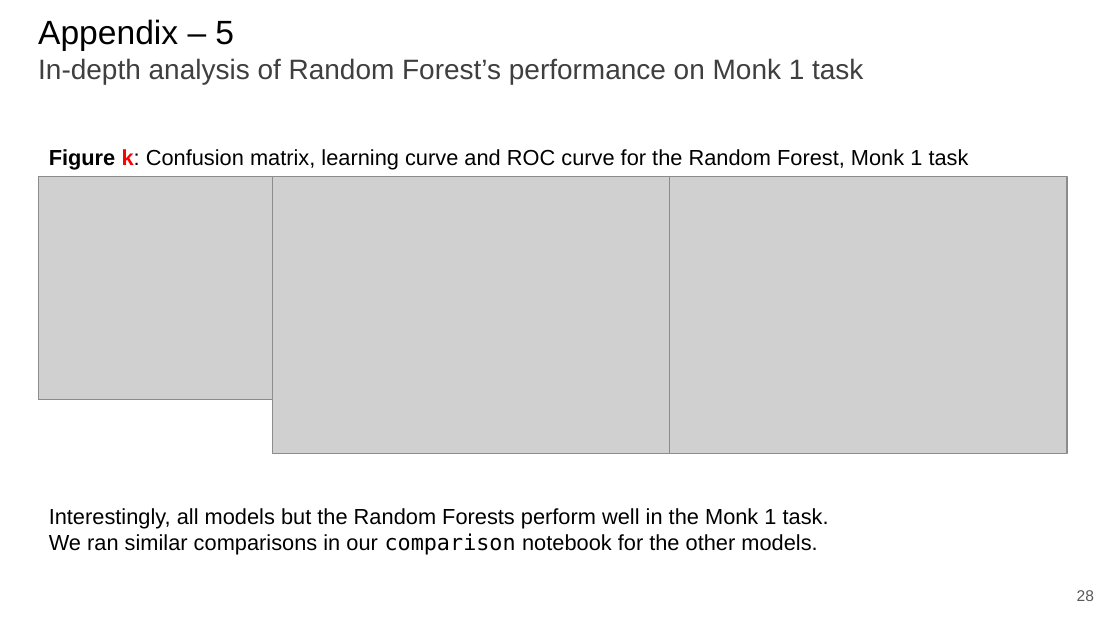
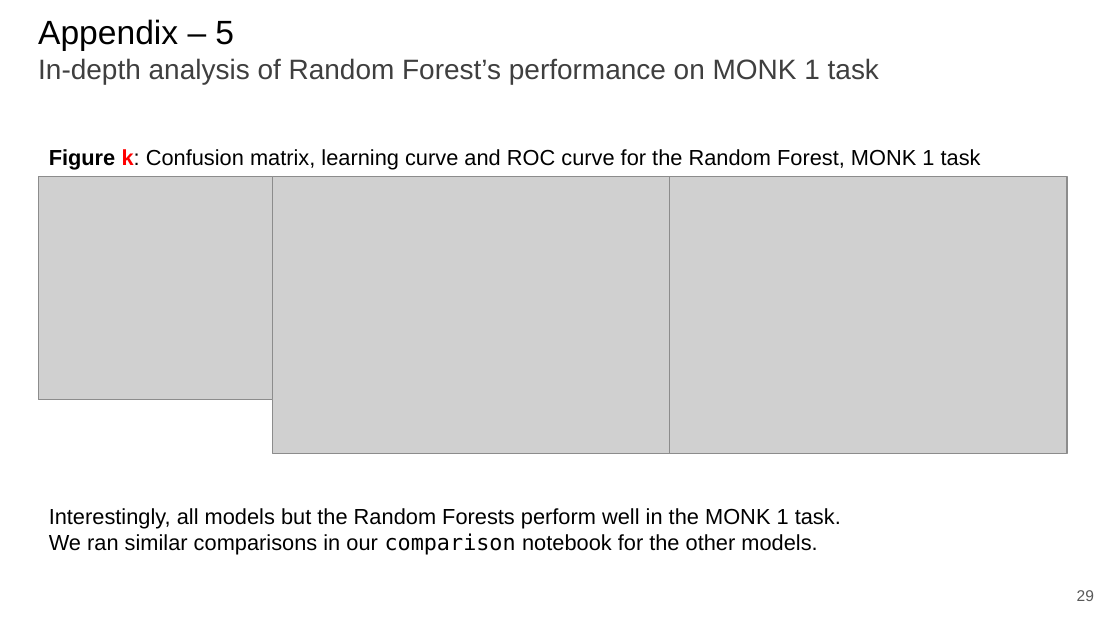
Before and after one commit to paolo-junior-mollica/machine-learning-project, a slide deck: slide 29 of relazione/ML-2023-PRJ-Slides-Demo.pptx (slide 28 before the commit). Drawn at 1120x630 pixels with LibreOffice and Linux fonts; fonts in the diff are those of the drawing; grey boxes stand for pictures. Boxes give left, top, right and bottom in pixels: in the first picture for what was removed or moved away, otherwise in the second. Text is boxed around its words. In the diff, an @@ line names an element or a change of style, - is before the commit and + after.

```diff
--- a/relazione/ML-2023-PRJ-Slides-Demo.pptx
+++ b/relazione/ML-2023-PRJ-Slides-Demo.pptx
@@ title at [38,19,879,84]: text changed @@
-Appendix – 5
-In-depth analysis of Random Forest’s performance on Monk 1 task
+Appendix – 5
+In-depth analysis of Random Forest’s performance on MONK 1 task
@@ text at [49,149,981,170]: text changed @@
-Figure k: Confusion matrix, learning curve and ROC curve for the Random Forest, Monk 1 task
+Figure k: Confusion matrix, learning curve and ROC curve for the Random Forest, MONK 1 task
@@ text at [49,508,841,529]: text changed @@
-Interestingly, all models but the Random Forests perform well in the Monk 1 task.
+Interestingly, all models but the Random Forests perform well in the MONK 1 task.
```
Also in this commit, not shown: 17 other slides changed, 2 slides added.
